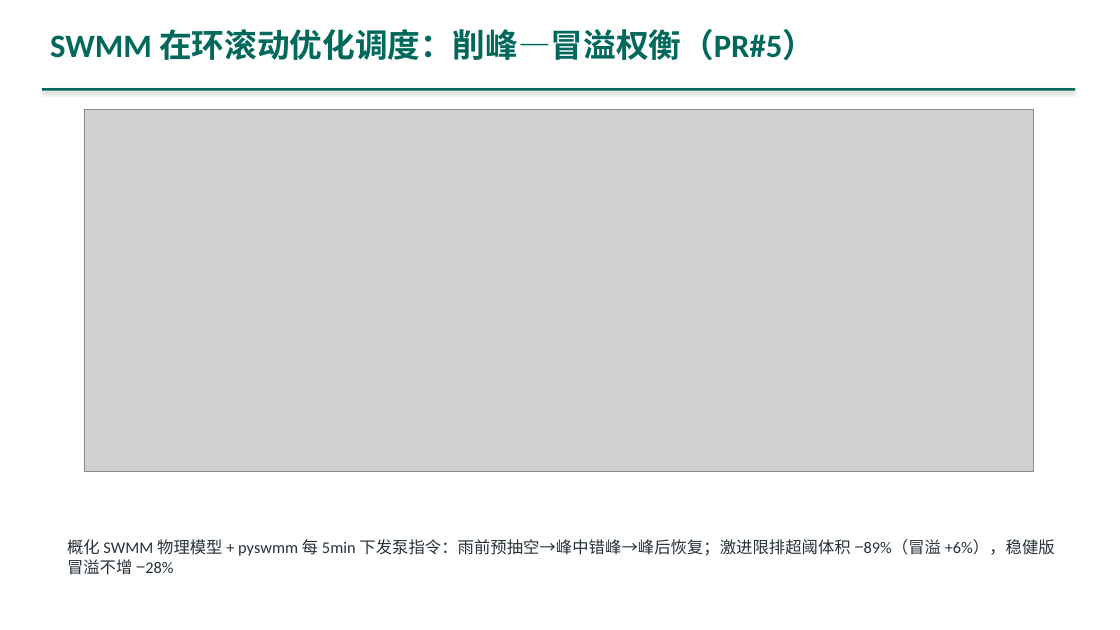
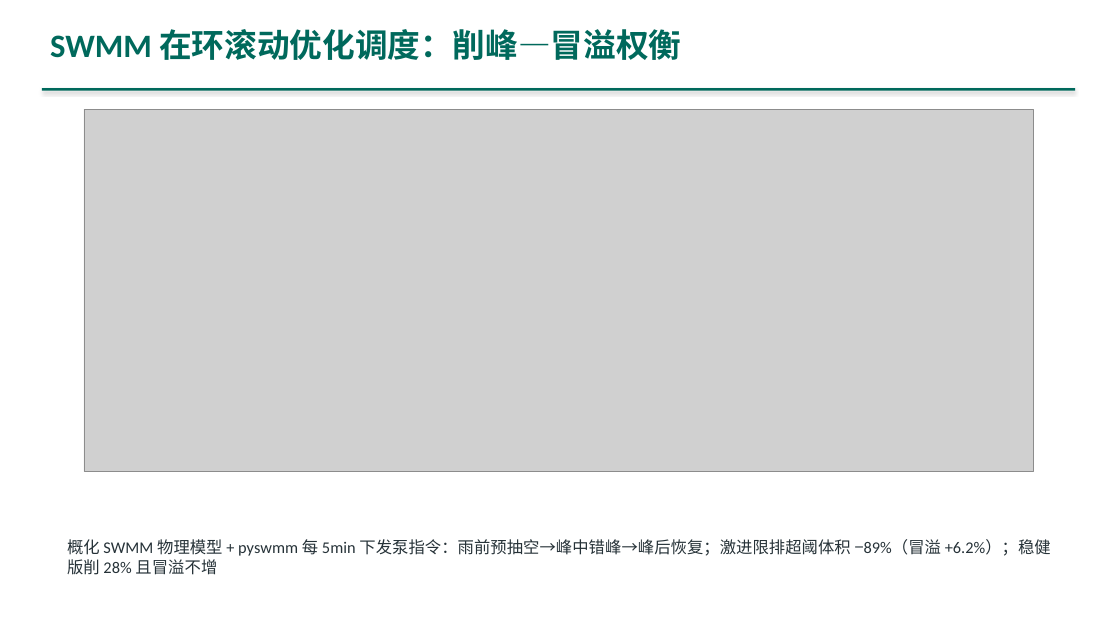
Before and after one commit to dao-genesis/meec8-topic7-showcase, a slide deck: slide 20 of downloads/演示PPT_主题七.pptx (slide 19 before the commit). Drawn at 1120x630 pixels with LibreOffice and Linux fonts; fonts in the diff are those of the drawing; grey boxes stand for pictures. Boxes give left, top, right and bottom in pixels: in the first picture for what was removed or moved away, otherwise in the second. Text is boxed around its words. In the diff, an @@ line names an element or a change of style, - is before the commit and + after.

```diff
--- a/downloads/演示PPT_主题七.pptx
+++ b/downloads/演示PPT_主题七.pptx
@@ text at <box>50,29,681,60</box>: text changed @@
-SWMM 在环滚动优化调度：削峰—冒溢权衡（PR#5）
+SWMM 在环滚动优化调度：削峰—冒溢权衡
@@ text at <box>67,539,1051,575</box>: text changed @@
-概化 SWMM 物理模型 + pyswmm 每 5min 下发泵指令：雨前预抽空→峰中错峰→峰后恢复；激进限排超阈体积 −89%（冒溢 +6%），稳健版冒溢不增 −28%
+概化 SWMM 物理模型 + pyswmm 每 5min 下发泵指令：雨前预抽空→峰中错峰→峰后恢复；激进限排超阈体积 −89%（冒溢 +6.2%）；稳健版削 28% 且冒溢不增
```
Also in this commit, not shown: 14 other slides changed, 2 slides added, 47 other files.
